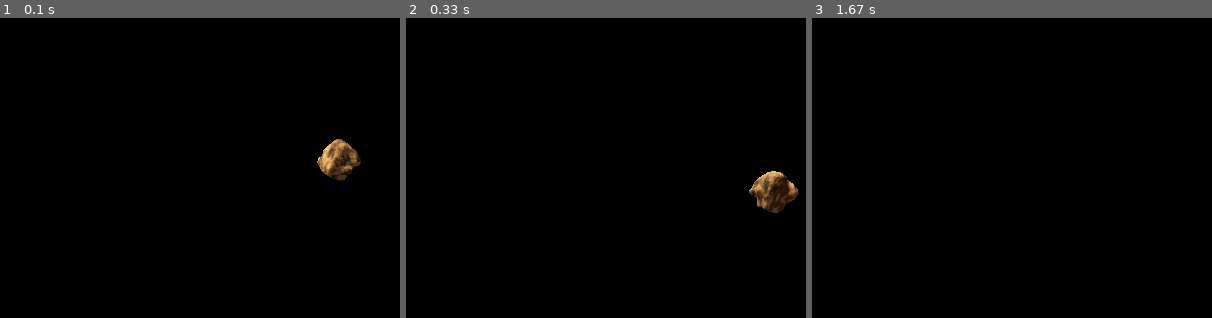
Above: before the commit, frames 1-3 (left to right).
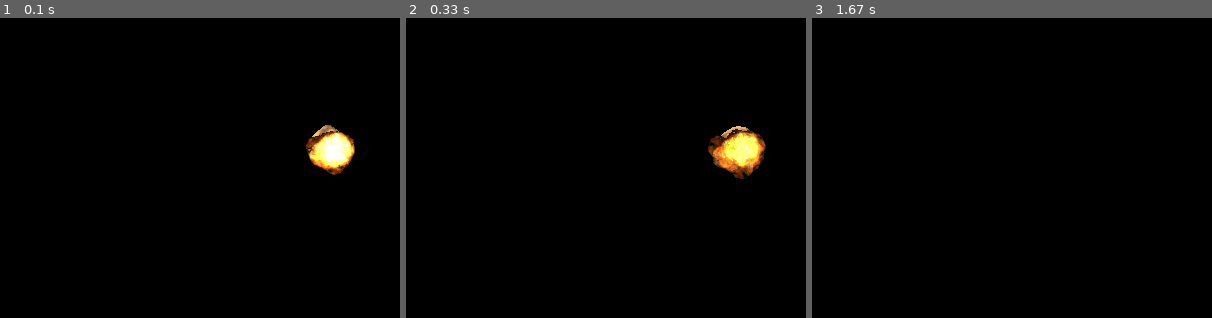
Above: after the commit, the same moments.

Repository: straylight77/arcade
Game: pygame game, started from sprite_test_2.py
Two runs of this game, one before a commit and one after it. Both use one fixed random seed, a clock stepped at 60 frames per second and the inputs below. The source is Python 2; it was converted automatically to run under Python 3.
Inputs:
- Up to frame 1 (0.1 s): no input
- Up to frame 2 (0.33 s): no input
- Up to frame 3 (1.67 s): tap N at 0.33 s
The pictures show only the part of the screen within x 9-59%, y 28-78%; the shares and areas given below are measured in that part.

The runs differ from the first frame. In frame 1, 1.7% of the frame differs, in the area x 76-91%, y 35-55%; in frame 2, 2.9%, in the area x 75-98%, y 36-65%; in frame 3, nothing differs.

Commit message:
Implemented multiple inheritance for Asteroid - AnimatedSprite and GameObject

Diff:
--- a/sprite_test_2.py
+++ b/sprite_test_2.py
@@ -34,34 +34,23 @@
 
     def load_asteroid_sprites(self):
         self.sheet1 = pygame.image.load('assets/asteroid2.png')
-        #self.sprites['asteroid'] = self._extract_sprites(self.sheet1, 64, 6, 5)
-
-        images = []
-        s = 64
-        for y in range(0,6):
-            for x in range (0, 5):
-                img = self.sheet1.subsurface((x*s, y*s, s, s))
-                images.append(img)
+        images = self._extract_sprites(self.sheet1, 64, 6, 5)
         self.sprites['asteroid'] = images
-
 
     def load_explosion_sprites(self):
         self.sheet2 = pygame.image.load('assets/explosion1_64x64.png')
-        images = []
-        s = 64
-        for y in range(0, 5):
-            for x in range (0, 5):
-                img = self.sheet2.subsurface((x*s, y*s, s, s))
-                images.append(img)
+        images = self._extract_sprites(self.sheet2, 64, 5, 5)
         self.sprites['explosion'] = images
 
+    @staticmethod
     def _extract_sprites(sheet, size, rows, columns):
         images = []
         for y in range(0, rows):
             for x in range (0, columns):
                 rect = (x*size, y*size, size, size)
-                img = self.sheet2.subsurface(rect)
+                img = sheet.subsurface(rect)
                 images.append(img)
+        return images
 
 
     def get_sprites(self, name):
@@ -103,23 +92,20 @@
         if self.is_done():
             self.kill()
 
-
-#---- class: Asteroid ----------------------------------------------------
-class Asteroid(AnimatedSprite):
-
+#---- class: GameObject --------------------------------------------------
+class GameObject():
+    """
+    Base class containing logic for objects in the game. Implements the physics
+    of position and velocity.
+    """
     def __init__(self, pos=[0,0], vel=[0,0]):
-        AnimatedSprite.__init__(self)
         self.pos = pos
         self.vel = vel
-        self.index = 0
 
     def update(self):
-        AnimatedSprite.update(self)
         self.pos[0] += self.vel[0]
         self.pos[1] += self.vel[1]
-        print self.pos, self.vel
         self.check_boundry()
-        self.rect.center = self.pos
 
     def check_boundry(self):
         if self.pos[0] > MAX_X:
@@ -134,6 +120,18 @@
 
 
 
+#---- class: Asteroid ----------------------------------------------------
+class Asteroid(AnimatedSprite, GameObject):
+
+    def __init__(self, pos=[0,0], vel=[0,0]):
+        AnimatedSprite.__init__(self)
+        GameObject.__init__(self, pos, vel)
+
+    def update(self):
+        AnimatedSprite.update(self)
+        GameObject.update(self)
+        self.rect.center = self.pos
+
 
 #---- class: Explosion ---------------------------------------------------
 class Explosion(AnimatedSprite):
@@ -141,7 +139,6 @@
     def __init__(self, pos):
         AnimatedSprite.__init__(self)
         self.repeat = False
-        self.pos = pos
         self.rect.center = pos
 
 
@@ -156,6 +153,7 @@
     level = 1
     score = 0
     lives = 2
+    highscore = 0
 
     def __init__(self, display, clock):
         self.display = display
@@ -206,7 +204,8 @@
 
 
 
-##### functions ##########################################################
+##########################################################################
+
 def terminate():
     pygame.quit()
     sys.exit()
@@ -224,17 +223,22 @@
 
 #---- main() -------------------------------------------------------------
 def main():
-    #init pygame
+    level = 1
+    score = 0
+    lives = 2
+    highscore = 0
 
     DISPLAY, CLOCK = init(MAX_X, MAX_Y)
-    FONT1 = pygame.font.SysFont('courier', 15)
+    FONT1 = pygame.font.SysFont('courier', 45)
+    FONT2 = pygame.font.SysFont('courier', 15)
 
     sheet = Spritesheet()
     Asteroid.set_frames( sheet.sprites['asteroid'] )
     Explosion.set_frames( sheet.get_sprites('explosion') )
 
     splash_grp = pygame.sprite.RenderPlain()
-    splash_grp.add (Asteroid( [MAX_X/2.0, MAX_Y/2.0], [3.5,4.5] ))
+    splash_grp.add (Asteroid( [MAX_X/2.0, MAX_Y/2.0]))
+    splash_grp.add (Explosion([MAX_X/2.0, MAX_Y/2.0]))
 
     #main game loop
     while True:
@@ -253,6 +257,8 @@
         # draw main screen
         DISPLAY.fill(BGCOLOR)
         splash_grp.draw(DISPLAY)
+
+        # advance game frame
         pygame.display.update()
         CLOCK.tick(FPS)
 
